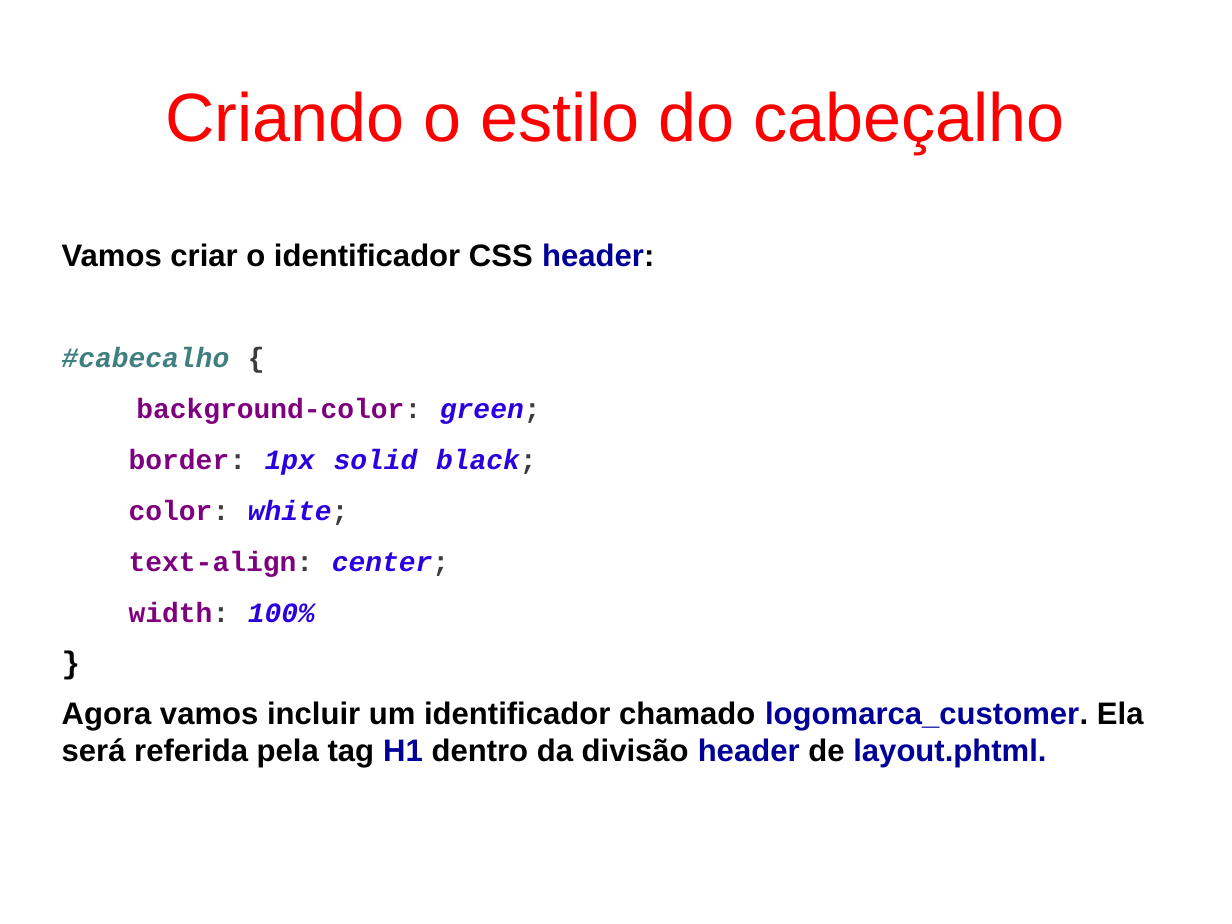
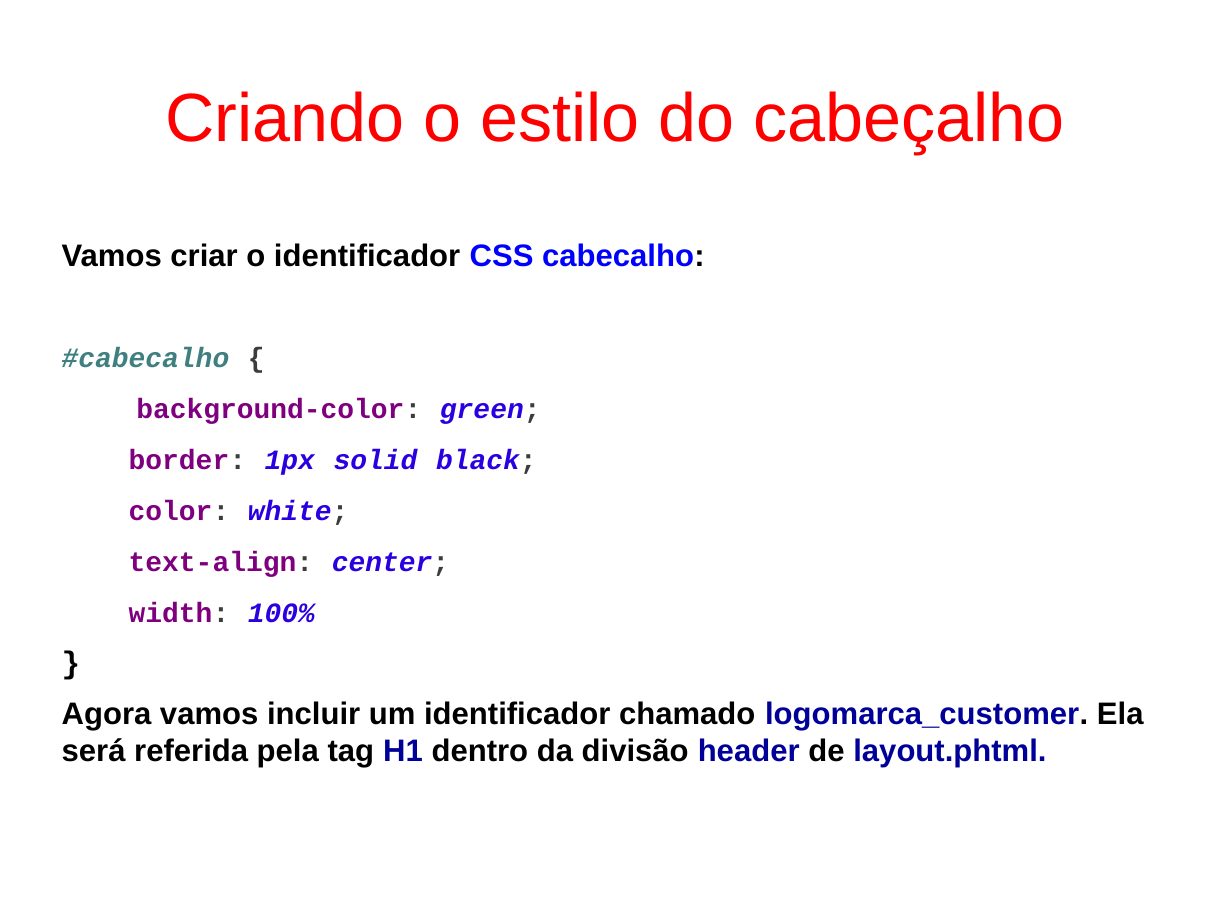
Before and after one commit to fgsl/lojasacme, a slide deck: slide 51 of docs/tutorial.odp. Drawn at 1232x924 pixels with LibreOffice and Linux fonts; fonts in the diff are those of the drawing. Boxes give left, top, right and bottom in pixels: in the first picture for what was removed or moved away, otherwise in the second. Text is boxed around its words. In the diff, an @@ line names an element or a change of style, - is before the commit and + after.

Commit message:
Corrigir nome do identificador no slide 51 #35

```diff
--- a/docs/tutorial.odp
+++ b/docs/tutorial.odp
@@ text at <box>62,243,705,267</box>: text changed @@
-Vamos criar o identificador CSS header:
+Vamos criar o identificador CSS cabecalho:
```
